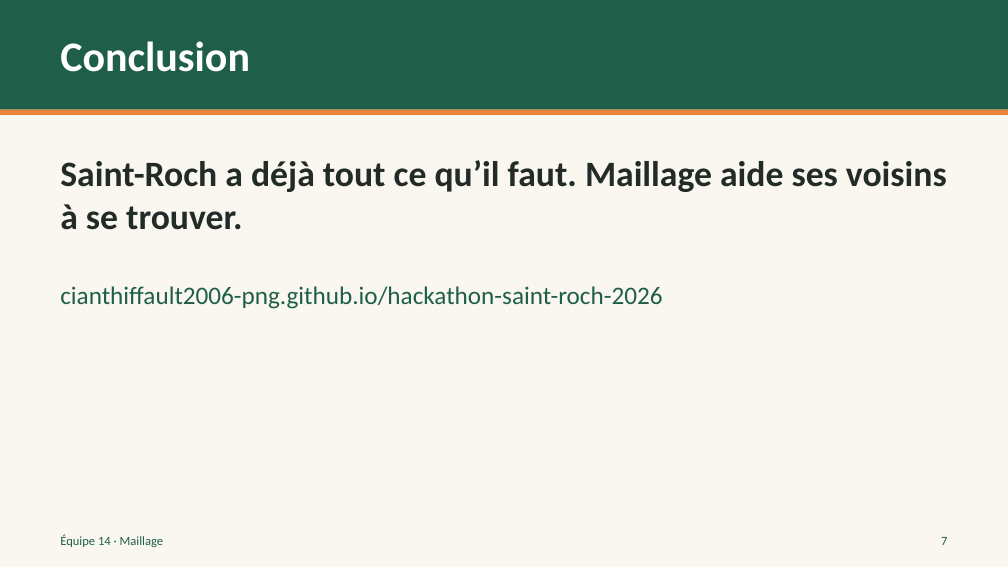
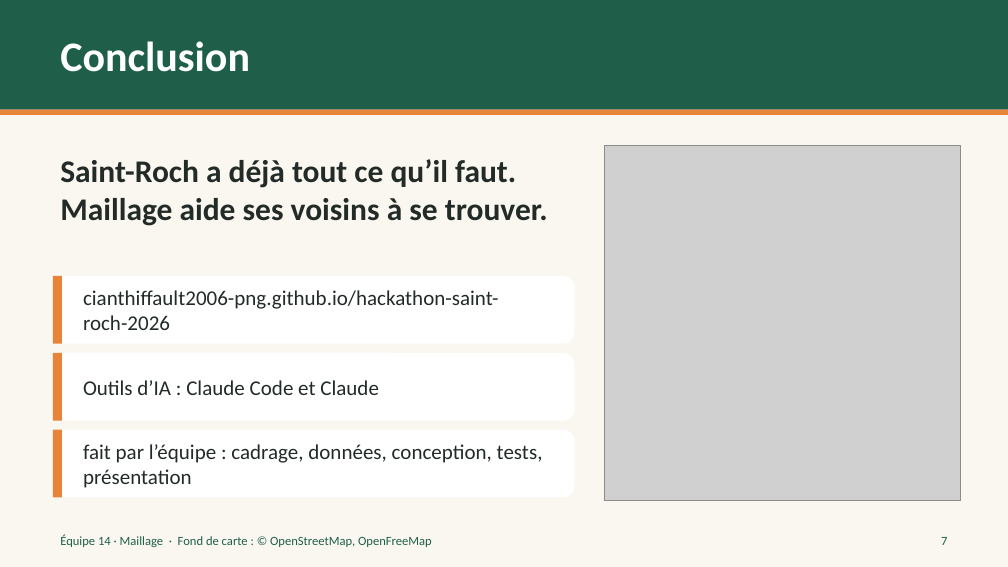
Before and after one commit to cianthiffault2006-png/hackathon-saint-roch-2026, a slide deck: slide 7 of docs/pitch/Maillage.pptx. Drawn at 1008x567 pixels with LibreOffice and Linux fonts; fonts in the diff are those of the drawing; grey boxes stand for pictures. Boxes give left, top, right and bottom in pixels: in the first picture for what was removed or moved away, otherwise in the second. Text is boxed around its words. In the diff, an @@ line names an element or a change of style, - is before the commit and + after.

```diff
--- a/docs/pitch/Maillage.pptx
+++ b/docs/pitch/Maillage.pptx
@@ text "Saint-Roch a déjà tout ce ..." at [60,159,548,226]: size 34 to 30 pt @@
@@ picture added at [605,146,960,501] @@
@@ rounded rectangle added at [53,276,575,344], fill #FFFFFF @@
@@ rectangle added at [53,276,62,344], fill #E8833A @@
@@ text "cianthiffault2006-png.github.io/hackathon-saint-roch-2026": place and size @@
-text "cianthiffault2006-png.github.io/hackathon-saint-roch-2026" at [60,286,662,309]
+text "cianthiffault2006-png.github.io/hackathon-saint-roch-2026" at [83,290,499,330]
@@ text "cianthiffault2006-png.github.io/hackathon-saint-roch-2026" at [83,290,499,330]: size 24 to 20 pt, text colour #1F5F4A to #222B27; vertical alignment top to middle @@
@@ rounded rectangle added at [53,353,575,421], fill #FFFFFF @@
@@ rectangle added at [53,353,62,421], fill #E8833A @@
@@ text added at [83,380,379,395], 20 pt, text #222B27 @@
+Outils d’IA : Claude Code et Claude
@@ rounded rectangle added at [53,430,575,498], fill #FFFFFF @@
@@ rectangle added at [53,430,62,498], fill #E8833A @@
@@ text added at [83,444,543,488], 20 pt, text #222B27 @@
+fait par l’équipe : cadrage, données, conception, tests, présentation
@@ text at [60,535,432,547]: text changed @@
-Équipe 14 · Maillage
+Équipe 14 · Maillage · Fond de carte : © OpenStreetMap, OpenFreeMap
```
Also in this commit, not shown: 6 other slides changed, 12 other files.
